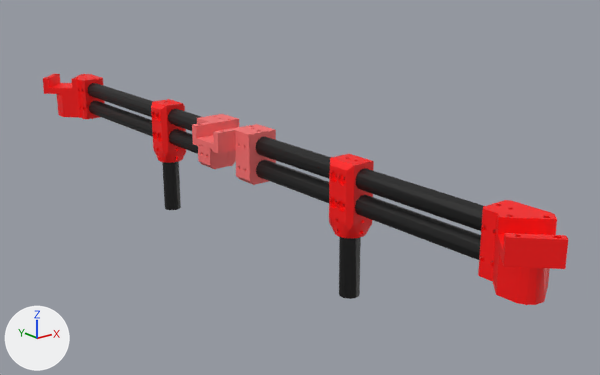
The COLLADA model robots/beetle/urdf/mesh/end_effector_fang.dae as it was, and as the next commit left it.
Before and after are seen from a camera (50 mm lens) standing at (-0.291, -0.44, 0.13) and looking at (0.036, -0.032, -0.033). Lighting does not change. The marker at lower left points along +X, +Y and +Z. The first picture is the older version.

Script lines for the objects in view, before the commit:
```python
mat_shape_001 = principled_material('Shape.001')
mat_shape_001.base_color = (1.0, 0.169, 0.169)  # red #ff7272
mat_shape_006 = principled_material('Shape.006')
mat_shape_006.base_color = (0.00189, 0.00189, 0.00189)  # black #060606
mat_shape_007 = principled_material('Shape.007')
mat_shape_007.base_color = (1.0, 0.0, 0.0)  # red #ff0000
me_shape_indexedfaceset = bpy.data.meshes.new('Shape_IndexedFaceSet')
me_shape_indexedfaceset.from_pydata(...)  # 2395 vertices, 5218 faces; spans x -0.024..0.018, y -0.26..0.26, z -0.073..0.008
# faces by material slot: [462, 1084, 828, 840, 1008, 996]
me_shape_indexedfaceset.materials.append(mat_shape_006)  # black #060606
me_shape_indexedfaceset.materials.append(mat_shape_001)  # red #ff7272
me_shape_indexedfaceset.materials.append(mat_shape_002)  # red #ff0000
me_shape_indexedfaceset.materials.append(mat_shape_005)  # red #ff0000
me_shape_indexedfaceset.materials.append(mat_shape_007)  # red #ff0000
me_shape_indexedfaceset.materials.append(mat_shape_009)  # red #ff0000
ob_shape_indexedfaceset = bpy.data.objects.new('Shape_IndexedFaceSet', me_shape_indexedfaceset)
ob_shape_indexedfaceset.location = (0.0, 0.0, 0.0)
```
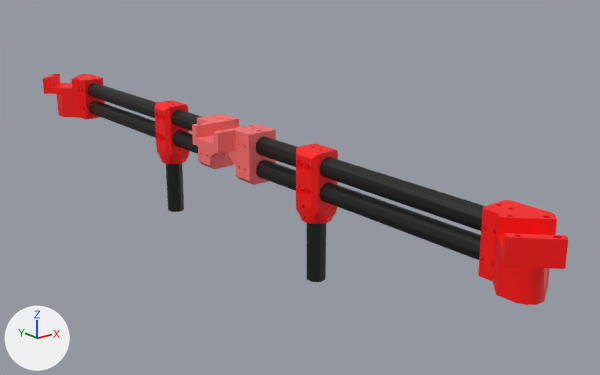
Commit message: [Beetle_fang][urdf]change the distance between fangs according to the real valve

Boxes [x1, y1, x2, y2] around the edits, measured in the pictures (600 x 375 px; the box of a moved part takes in the faces that stretch with it):
'Shape_IndexedFaceSet', recoloured, reshaped
    both: [43, 74, 568, 305]
part 1 of me_shape_indexedfaceset, added (red)
    after: [296, 143, 338, 224]
part 2 of me_shape_indexedfaceset, added (black)
    after: [307, 223, 326, 282]
part 3 of me_shape_indexedfaceset, deleted (red)
    before: [329, 154, 374, 238]
part 4 of me_shape_indexedfaceset, deleted (black)
    before: [339, 237, 361, 299]
part 5 of me_shape_indexedfaceset, moved or reshaped
    before: [151, 99, 481, 240]
    after: [154, 100, 481, 240]
part 6 of me_shape_indexedfaceset, edited (looks the same)
    both: [88, 85, 484, 246]

The change, as a diff of the scene's bpy script:
```diff
--- a/robots/beetle/urdf/mesh/end_effector_fang.dae.py
+++ b/robots/beetle/urdf/mesh/end_effector_fang.dae.py
@@ mat_shape_006 @@
 mat_shape_006 = principled_material('Shape.006')
-mat_shape_006.base_color = (0.00189, 0.00189, 0.00189)  # black #060606
+mat_shape_006.base_color = (1.0, 0.0, 0.0)  # red #ff0000
@@ mat_shape_001 @@
 mat_shape_001 = principled_material('Shape.001')
-mat_shape_001.base_color = (1.0, 0.169, 0.169)  # red #ff7272
+mat_shape_001.base_color = (0.00318, 0.00318, 0.00318)  # black #0a0a0a
@@ mat_shape_007 @@
 mat_shape_007 = principled_material('Shape.007')
-mat_shape_007.base_color = (1.0, 0.0, 0.0)  # red #ff0000
+mat_shape_007.base_color = (1.0, 0.169, 0.169)  # red #ff7272
@@ me_shape_indexedfaceset @@
 # used by ob_shape_indexedfaceset; location = (0.0, 0.0, 0.0)
-me_shape_indexedfaceset.from_pydata(...)  # 2395 vertices, 5218 faces; spans x -0.024..0.018, y -0.26..0.26, z -0.073..0.008
+me_shape_indexedfaceset.from_pydata(...)  # 2398 vertices, 5224 faces; spans x -0.024..0.018, y -0.26..0.26, z -0.073..0.008
+# me_shape_indexedfaceset part 1: a new loose piece of 456 vertices spanning x -0.002..0.018, y -0.093..-0.072, z -0.035..0.008, in mat_shape_002 (red #ff0000)
+# me_shape_indexedfaceset part 2: a new loose piece of 40 vertices spanning x 0.002..0.014, y -0.088..-0.077, z -0.073..-0.023, in mat_shape_001 (black #0a0a0a)
+# me_shape_indexedfaceset part 3: the loose piece of 456 vertices spanning x -0.002..0.018, y -0.122..-0.102, z -0.035..0.008 is deleted
+# me_shape_indexedfaceset part 4: the loose piece of 40 vertices spanning x 0.002..0.014, y -0.118..-0.106, z -0.073..-0.023 is deleted
+# me_shape_indexedfaceset part 5: 86 vertices moved from x -0.002..0.018, y -0.017..0.097, z -0.035..0.008 to x -0.002..0.018, y -0.017..0.093, z -0.073..0.005; 420 vertices removed from x -0.016..0.018, y -0.016..0.097, z -0.073..0.008; 423 vertices added at x -0.003..0.018, y -0.015..0.093, z -0.073..0.008
+# me_shape_indexedfaceset part 6: 174 faces spanning x 0.002..0.014, y -0.222..0.222, z -0.022..0.005 switch from mat_shape_006 (black #060606) to mat_shape_001 (black #0a0a0a)
+# other edits to the shape of me_shape_indexedfaceset do not show in these pictures
 me_shape_indexedfaceset.materials.append(mat_shape_002)
```
